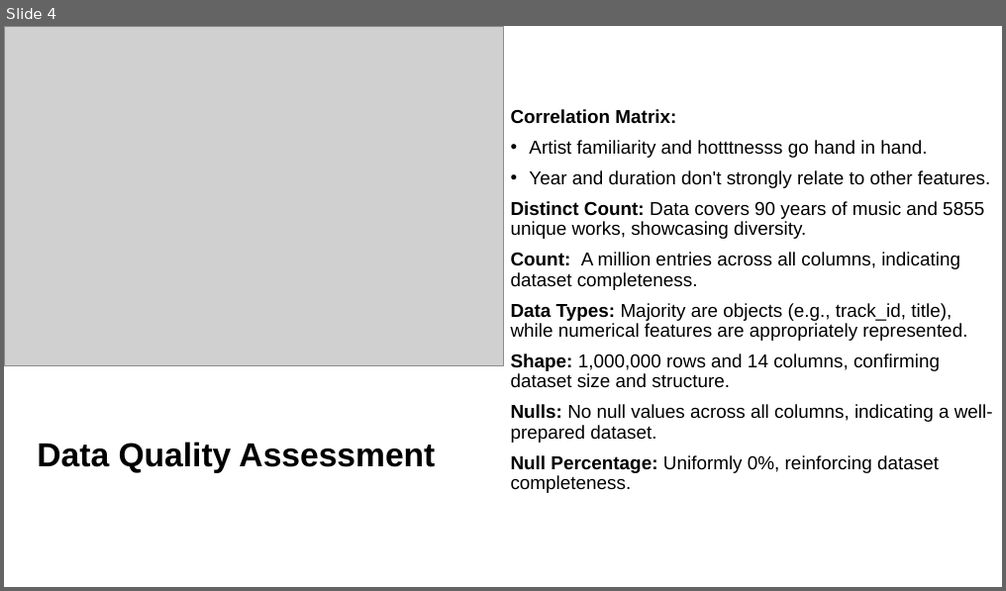
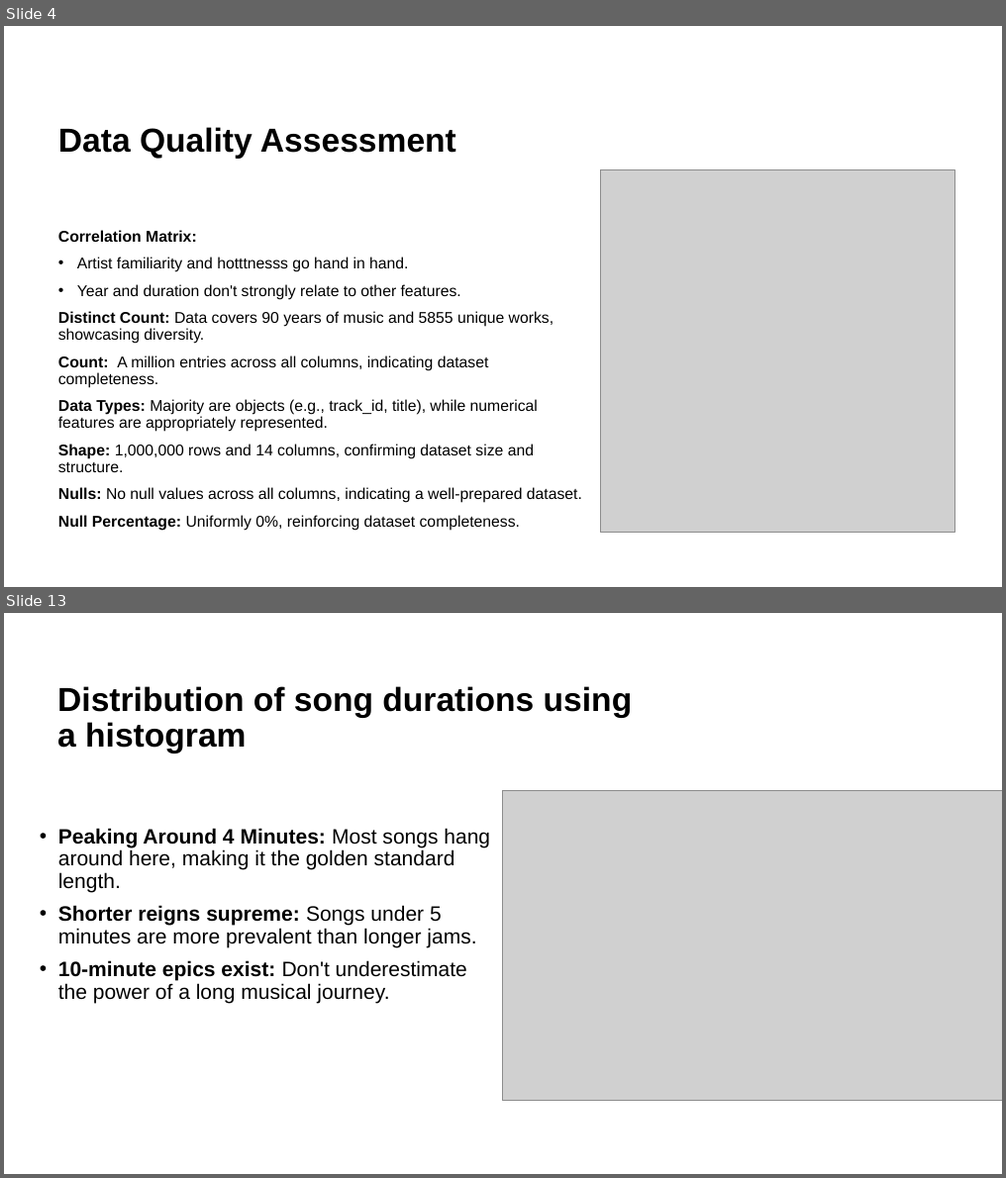
Before and after one commit to majb90/MIS548-Group-6, a slide deck: Project Presentation.pptx. Shown one above the other, each under a label of ours: slide 4 before the commit, slides 4 and 13 after it; the slides between them are not shown. The pictures are 1006x591 and 1006x1178 pixels, drawn with LibreOffice and Linux fonts; fonts in the diff are those of the drawing; grey boxes stand for pictures. Boxes give left, top, right and bottom in pixels: in the first picture for what was removed or moved away, otherwise in the second. Text is boxed around its words. In the diff, an @@ line names an element or a change of style, - is before the commit and + after.

```diff
--- a/Project Presentation.pptx
+++ b/Project Presentation.pptx
@@ slide 13 added at [4, 613, 1002, 1174], background #FFFFFF @@
@@ title added at [57, 686, 633, 754], 32 pt, text #000000, bold @@
+Distribution of song durations using a histogram
@@ picture added at [503, 790, 1002, 1101] @@
@@ text added at [58, 828, 490, 1003], 20 pt, text #000000 @@
+• Peaking Around 4 Minutes: Most songs hang around here, making it the golden standard length.
+• Shorter reigns supreme: Songs under 5 minutes are more prevalent than longer jams.
+• 10-minute epics exist: Don't underestimate the power of a long musical journey.
@@ slide 4 changed as well @@
@@ title "Data Quality Assessment": place and size @@
-title "Data Quality Assessment" at [37, 442, 435, 473]
+title "Data Quality Assessment" at [58, 127, 456, 159]
@@ title "Data Quality Assessment" at [58, 127, 456, 159]: vertical alignment middle to bottom @@
@@ picture: place and size @@
-picture at [4, 26, 503, 366]
+picture at [601, 170, 955, 533]
@@ text "Correlation Matrix:": place and size @@
-text "Correlation Matrix:" at [511, 109, 993, 493]
+text "Correlation Matrix:" at [58, 230, 582, 531]
@@ text "Correlation Matrix:" at [58, 230, 582, 531]: size 18 to 15 pt; vertical alignment middle to top @@
```
Also in this commit, not shown: 4 other slides changed, 16 other slides added, 1 slide removed.
